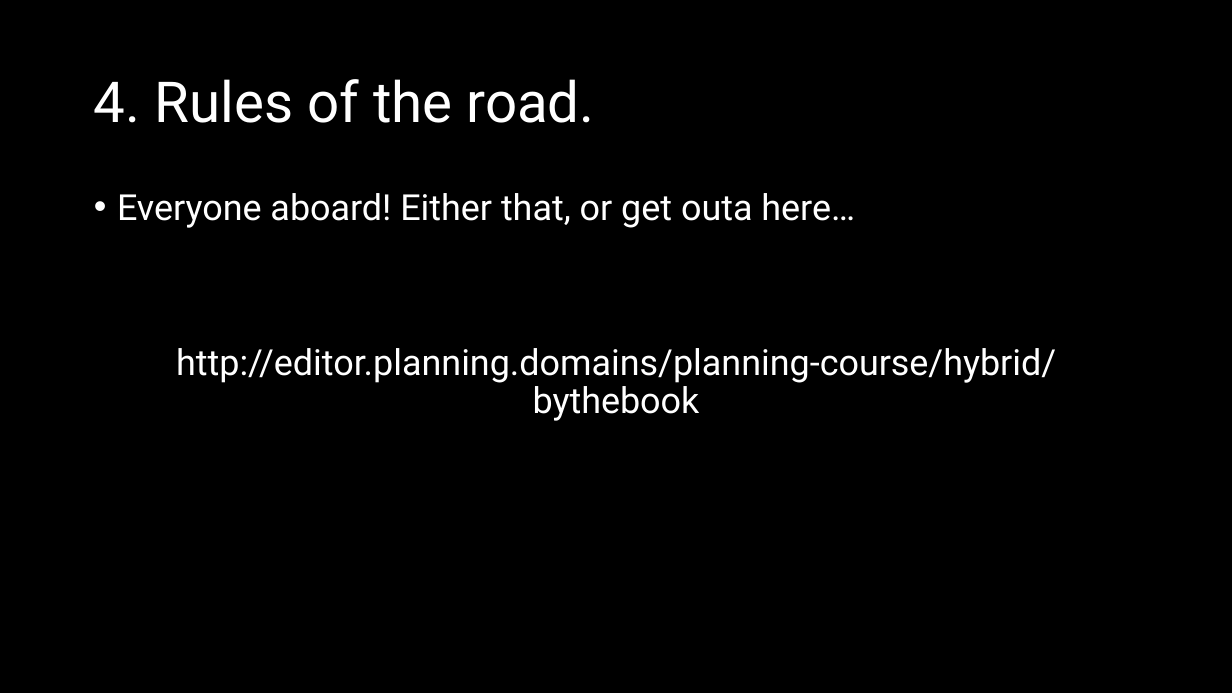
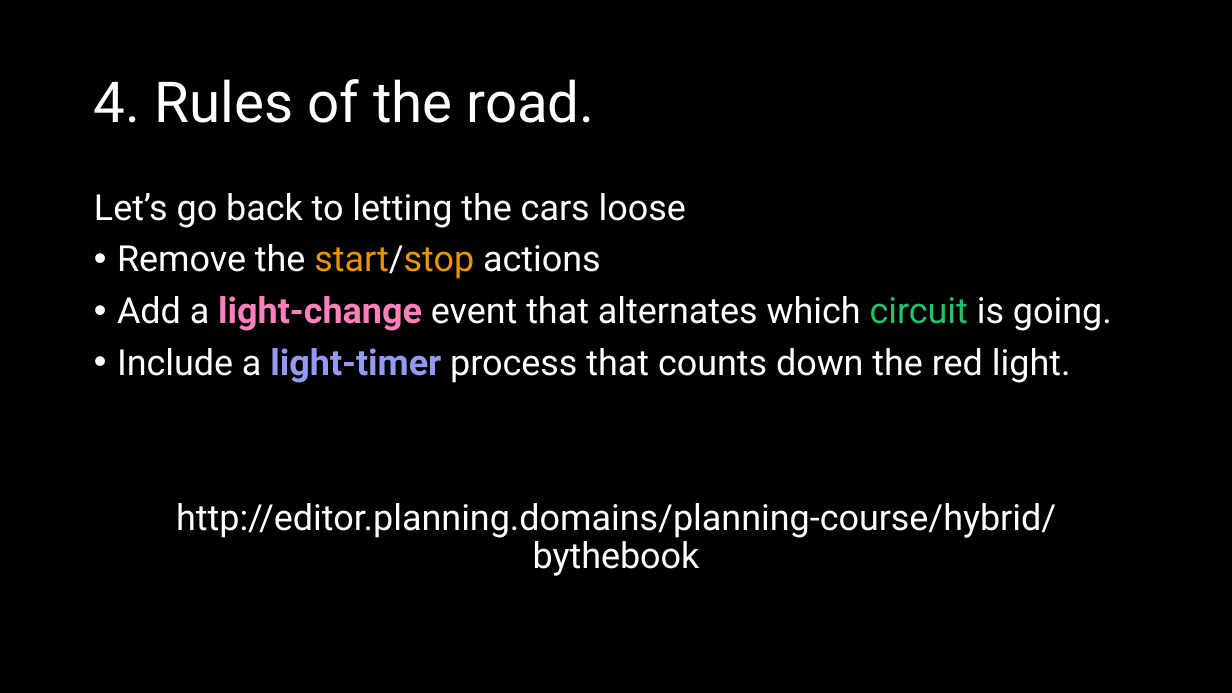
Before and after one commit to AI-Planning/modeling-in-pddl, a slide deck: slide 15 of exercises/cisc-813/hybrid/slides.pptx (slide 14 before the commit). Drawn at 1232x693 pixels with LibreOffice and Linux fonts; fonts in the diff are those of the drawing. Boxes give left, top, right and bottom in pixels: in the first picture for what was removed or moved away, otherwise in the second. Text is boxed around its words. In the diff, an @@ line names an element or a change of style, - is before the commit and + after.

```diff
--- a/exercises/cisc-813/hybrid/slides.pptx
+++ b/exercises/cisc-813/hybrid/slides.pptx
@@ text at bbox=[94, 193, 1112, 383]: text changed @@
-• Everyone aboard! Either that, or get outa here…
+Let’s go back to letting the cars loose
+• Remove the start/stop actions
+• Add a light-change event that alternates which circuit is going.
+• Include a light-timer process that counts down the red light.
```
Also in this commit, not shown: 4 other slides changed, 1 slide added.
